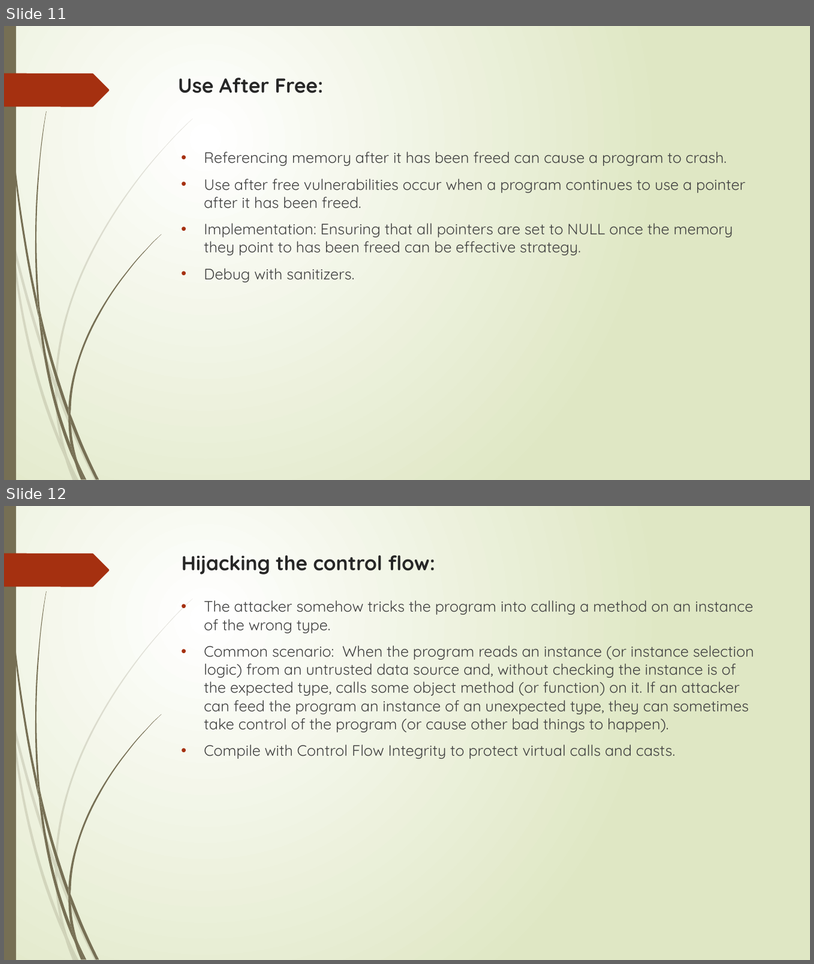
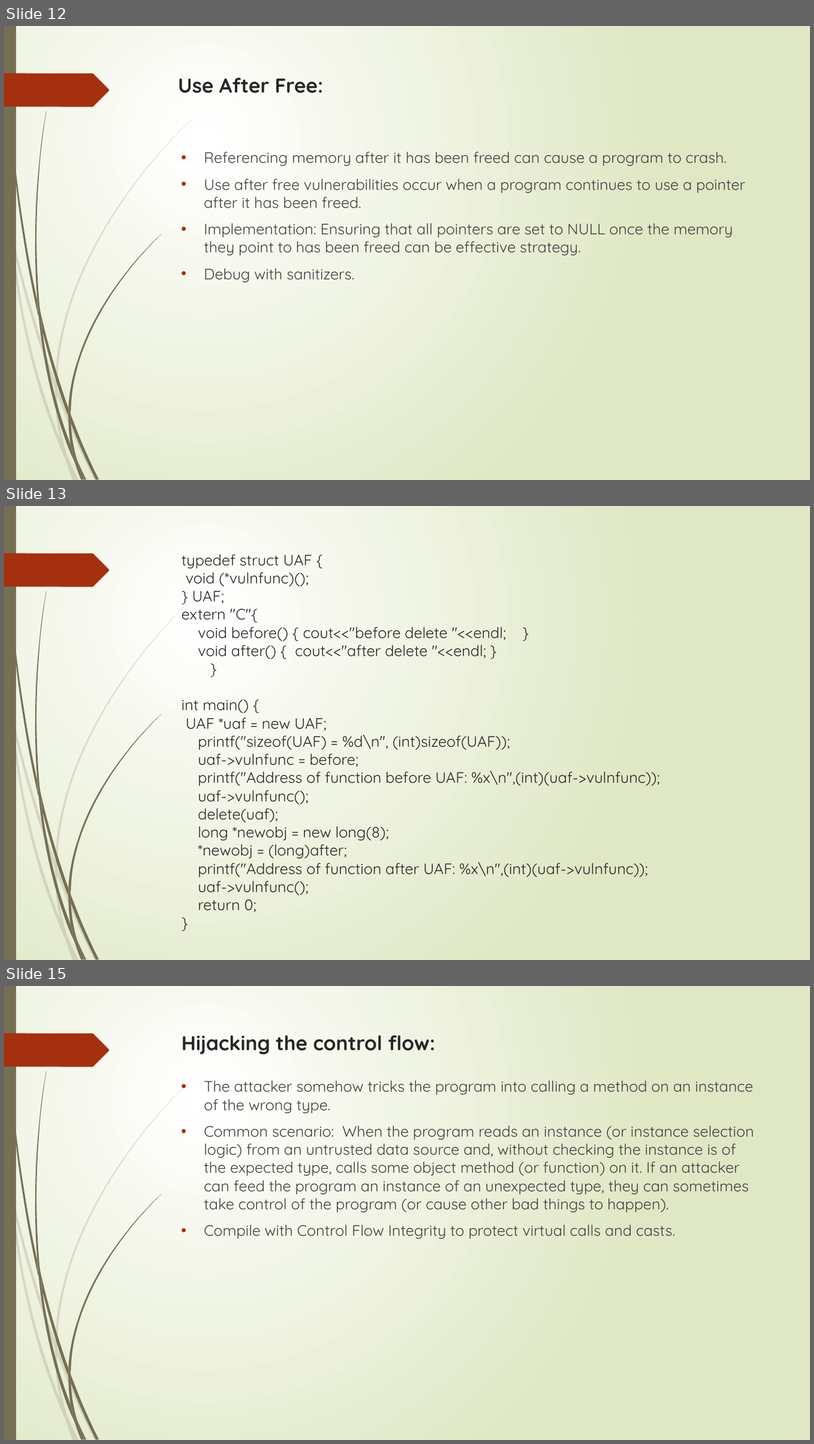
Before and after one commit to dhanushareddy988/journey, a slide deck: Security Vulnerabilities in WebAssembly.pptx. Shown one above the other, each under a label of ours: slides 11 and 12 before the commit, slides 12, 13 and 15 after it; the slides between them are not shown. The pictures are 814x964 and 814x1444 pixels, drawn with LibreOffice and Linux fonts; fonts in the diff are those of the drawing. Boxes give left, top, right and bottom in pixels: in the first picture for what was removed or moved away, otherwise in the second. Text is boxed around its words. In the diff, an @@ line names an element or a change of style, - is before the commit and + after.

```diff
--- a/Security Vulnerabilities in WebAssembly.pptx
+++ b/Security Vulnerabilities in WebAssembly.pptx
@@ slide 13 added at box(4, 506, 810, 960), background gradient #FFFFFF to #DFE8C4; not listed: 24 template elements that a slide beside it also shows @@
@@ title added at box(182, 554, 660, 912), 18 pt, text #262626 @@
+typedef struct UAF {
+void (*vulnfunc)();
+} UAF;
+extern "C"{
+void before() { cout<<"before delete "<<endl; }
+void after() { cout<<"after delete "<<endl; }
+}
+int main() {
+UAF *uaf = new UAF;
+printf("sizeof(UAF) = %d\n", (int)sizeof(UAF));
+uaf->vulnfunc = before;
+printf("Address of function before UAF: %x\n",(int)(uaf->vulnfunc));
+uaf->vulnfunc();
+delete(uaf);
+long *newobj = new long(8);
+*newobj = (long)after;
+printf("Address of function after UAF: %x\n",(int)(uaf->vulnfunc));
+uaf->vulnfunc();
+return 0;
+}
@@ what was slide 11 is now slide 12 @@
@@ what was slide 12 is now slide 15 @@
```
Also in this commit, not shown: 3 slides changed, 4 other slides added.
